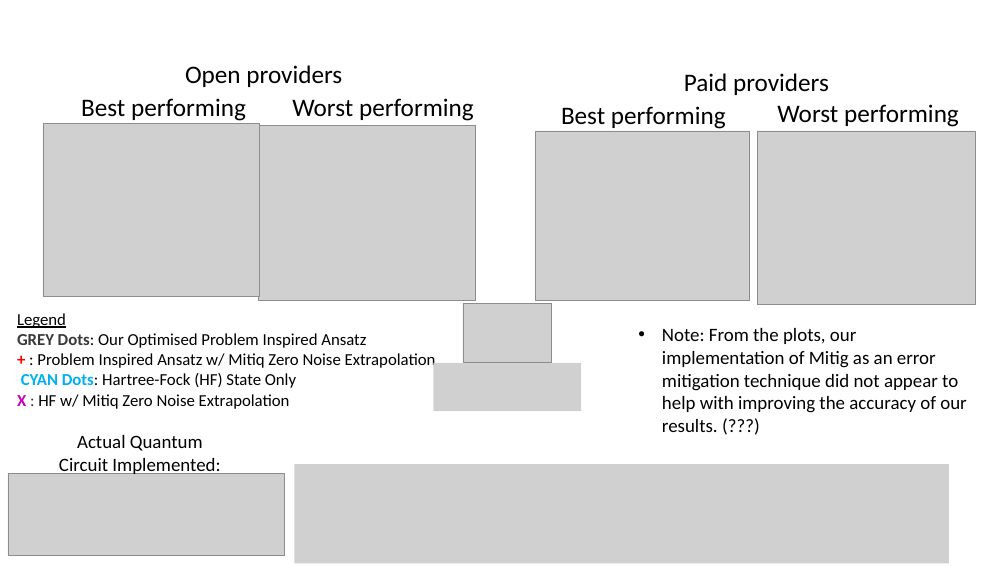
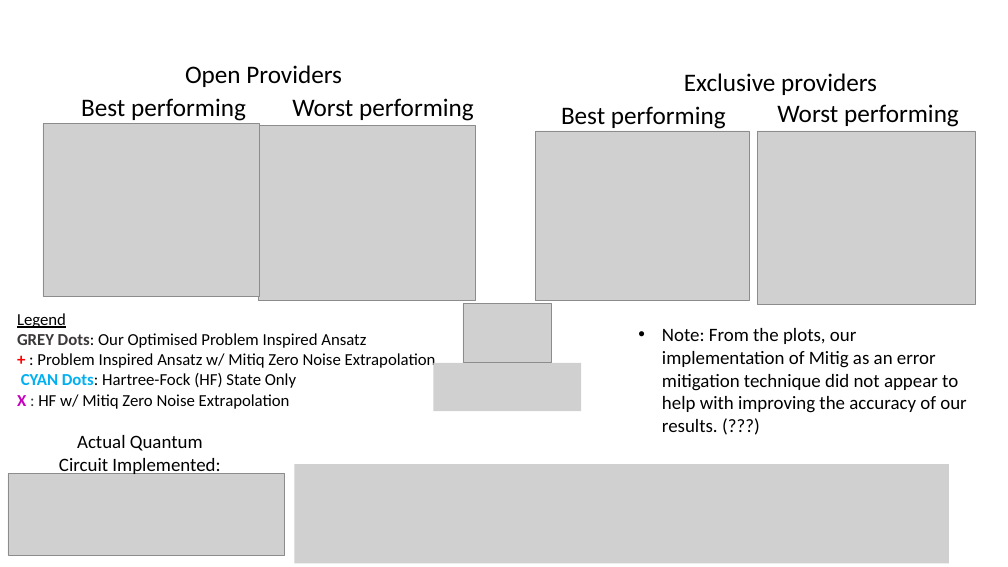
Before and after one commit to cheechonghian/Qanything_Chem_Project_Final, a slide deck: slide 8 of Qanything Results Presentation.pptx. Drawn at 1008x567 pixels with LibreOffice and Linux fonts; fonts in the diff are those of the drawing; grey boxes stand for pictures. Boxes give left, top, right and bottom in pixels: in the first picture for what was removed or moved away, otherwise in the second. Text is boxed around its words. In the diff, an @@ line names an element or a change of style, - is before the commit and + after.

```diff
--- a/Qanything Results Presentation.pptx
+++ b/Qanything Results Presentation.pptx
@@ text at bbox=[185, 65, 342, 87]: text changed @@
-Open providers
+Open Providers
@@ text at bbox=[684, 73, 877, 95]: text changed @@
-Paid providers
+Exclusive providers
```
Also in this commit, not shown: 5 other slides changed, 1 other file.
